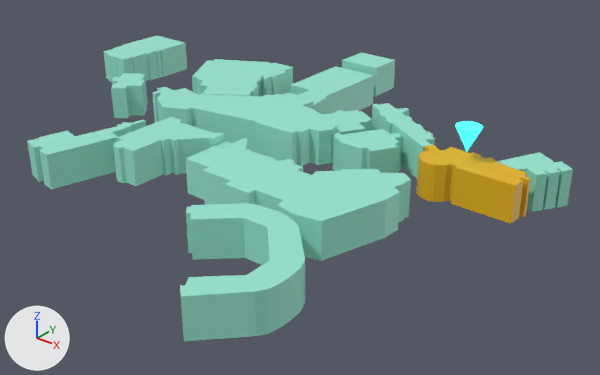
The glTF model sheridan2.gltf, before and after one commit.
Rendered twice from a 50 mm camera at (150.8, -167.8, 93.6) aimed at (18.9, -2.9, -8.6). Every picture has the same lights, and +X, +Y and +Z are marked at lower left. Where no turn or scale is listed for an object, it has been applied to the vertices.

Before the edit, the objects in view are built like this:
```python
ob_aa_wing = bpy.data.objects.new('aa-wing', me_sheridan_map_v2_009)
ob_aa_wing.location = (1.0, 0.3, -2.8)
ob_b_wing = bpy.data.objects.new('b-wing', me_sheridan_map_v2)
ob_b_wing.location = (1.0, 0.3, -0.2)
ob_cylinder_002 = bpy.data.objects.new('Cylinder.002', me_cylinder_002)
ob_cylinder_002.location = (65.3, 4.5, 15.7)
ob_levy_centre = bpy.data.objects.new('levy-centre', me_sheridan_map_v2_014)
ob_levy_centre.location = (1.0, 0.3, 0.0)
ob_residence = bpy.data.objects.new('residence', me_sheridan_map_v2_004)
ob_residence.location = (1.0, 0.3, -0.4)
# also in view: 'd-wing' at (22.5, 12.8, 2.9); 'k-wing' at (78.2, 16.2, 3.5); 'g-wing' at (-27.9, -37.7, 2.1); 'student-centre' at (35.9, 5.8, 3.2); 'animation-centre' at (-25.8, 18.0, 4.9)
```
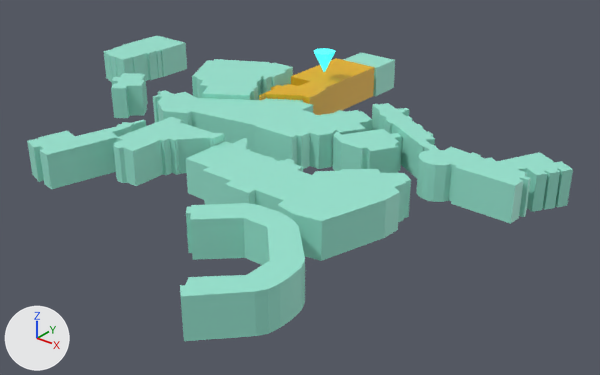
Diff of the bpy script that builds the scene:
```diff
--- a/sheridan2.gltf.py
+++ b/sheridan2.gltf.py
@@ me_sheridan_map_v2_009 @@
 me_sheridan_map_v2_009.from_pydata(...)  # 42 vertices, 80 faces; spans x -11.4..5.9, y 8.5..53.0, z 0.0..10.0
-me_sheridan_map_v2_009.materials.append(mat_material_003)  # green #99e7d2
+me_sheridan_map_v2_009.materials.append(mat_material_004)  # yellow #e7b212
@@ me_sheridan_map_v2_014 @@
 me_sheridan_map_v2_014.from_pydata(...)  # 72 vertices, 140 faces; spans x 51.7..81.2, y -3.2..10.0, z 0.0..10.0
-me_sheridan_map_v2_014.materials.append(mat_material_004)  # yellow #e7b212
+me_sheridan_map_v2_014.materials.append(mat_material_003)  # green #99e7d2
@@ ob_cylinder_002 @@
 ob_cylinder_002 = bpy.data.objects.new('Cylinder.002', me_cylinder_002)
-ob_cylinder_002.location = (65.3, 4.5, 15.7)
+ob_cylinder_002.location = (0.3, 32.5, 15.7)
@@ ob_b_wing @@
 ob_b_wing = bpy.data.objects.new('b-wing', me_sheridan_map_v2)
-ob_b_wing.location = (1.0, 0.3, -0.2)
+ob_b_wing.location = (1.0, 0.3, -1.4)
@@ ob_aa_wing @@
 ob_aa_wing = bpy.data.objects.new('aa-wing', me_sheridan_map_v2_009)
-ob_aa_wing.location = (1.0, 0.3, -2.8)
+ob_aa_wing.location = (1.0, 0.3, 0.0)
```

Boxes (x1, y1, x2, y2) around the edits, measured in the pictures (600 x 375 px):
'b-wing', moved: before (152, 87, 337, 166); after (153, 90, 337, 169)
'levy-centre', recoloured (yellow to green): (416, 145, 531, 224) in both
'aa-wing', recoloured, moved: before (275, 66, 374, 115); after (259, 58, 375, 115)
'Cylinder.002', moved: before (455, 121, 483, 152); after (314, 48, 335, 72)
